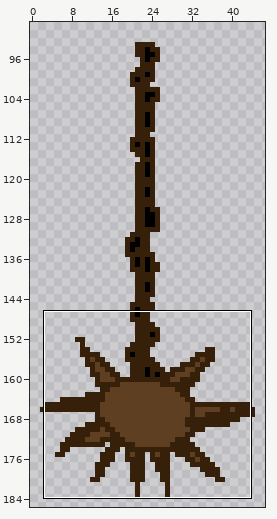
Two states of a sprite sheet, assets/images/spiky.png. Above, an overview of the earlier version with the close-up marked.
Close-up. Old version:
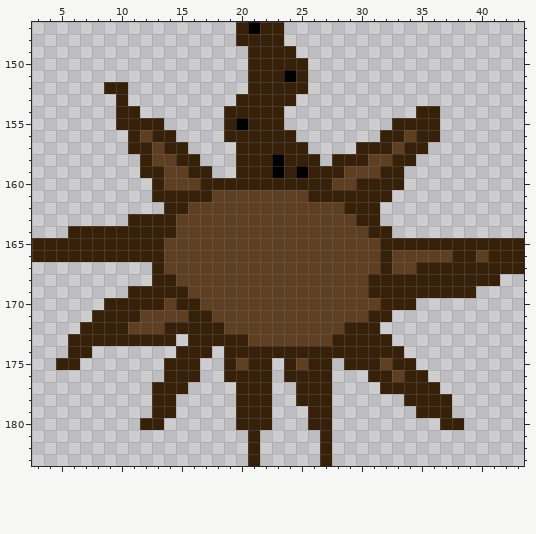
The file is 47x186 pixels. Shown: x 3..43, y 147..183. The wide view leaves out empty margins.
And afterwards:
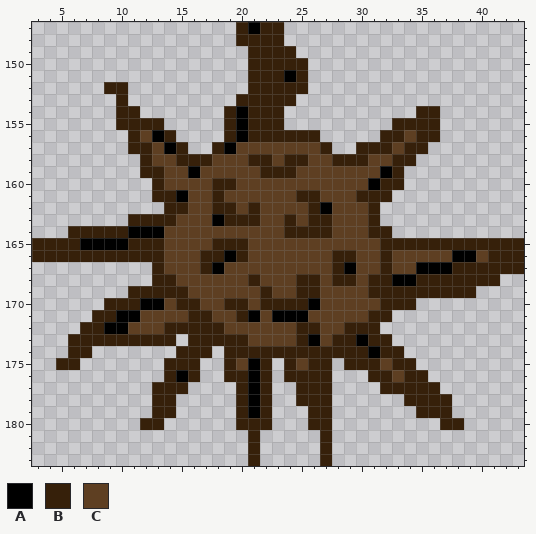
Palette (. is transparent): A #000000  B #36200a  C #5e3f22
The exact change:
@@ x 3..43 @@
 153 .......B.........BBBBB...................
-154 .......BB.......BBBBB...........BB.......
+154 .......BB.......BABBB...........BB.......
 155 .......BBBB.....BABBB.........BBBB.......
-156 ........BCBB....BBBBBB.......BBCBB.......
-157 ........BBCBB....BBBBBB....BBBCBB........
-158 .........BCCBB...BBBABBB.BBBCCBB.........
-159 .........BBCCBB..BBBABABBBCCCBB..........
-160 ..........BCCCBBBBBBBBBBBCCBBBB..........
-161 ..........BBBBBCCCCCCCCBBBBBBB...........
-162 ...........BBCCCCCCCCCCCCCBBB............
-163 ........BBBBCCCCCCCCCCCCCCCBB............
-164 ...BBBBBBBBBCCCCCCCCCCCCCCCCBB...........
-165 BBBBBBBBBBBCCCCCCCCCCCCCCCCCCBBBBBBBBBBBB
-166 BBBBBBBBBBBCCCCCCCCCCCCCCCCCCBCCCCCBBCBBB
-167 ..........BCCCCCCCCCCCCCCCCCCBCCBBBBBBBBB
-168 ..........BBCCCCCCCCCCCCCCCCBBBBBBBBBBB..
-169 ........BBBBBCCCCCCCCCCCCCCCBBBBBBBBB....
-170 ......BBBBBCBBCCCCCCCCCCCCCCCBBB.........
-171 .....BBBBCCCCBBCCCCCCCCCCCCCBB...........
-172 ....BBBBCCCBBBBBCCCCCCCCCCBBB............
-173 ...BBBBBBBBB.BBBBBCCCCCCCBBBBB...........
-174 ...BB.......BBB.BBBBBBBBBBBBBBB..........
-175 ..BB.......BBB..BCBB.BCBB.BBBCBB.........
-176 ...........BBB..BBBB.BBBB...BBCBB........
-177 ..........BBB....BBB..BBB....BBBBB.......
-178 ..........BB.....BBB..BBB......BBBB......
-179 ..........BB.....BBB...BB.......BBB......
+156 ........BCAB....BABBBBBB.....BBCBB.......
+157 ........BBCAB..BACCCCCCCB..BBBCBB........
+158 .........BCCBBBCCCBBCBBCCBBBCCBB.........
+159 .........BBCCACCCCCBBBCCCCCCCAB..........
+160 ..........BCCCCBBCCCCCCCCCCCABB..........
+161 ..........BBACCBCCCCCCBBCCCBBB...........
+162 ...........BBCCBBCBCCCCBACCCB............
+163 ........BBBBCCCABBBCCBCBBCCCB............
+164 ...BBBBBAAACCCCCCCCCCBBBBCCCBB...........
+165 BBBBAAAABBBCCCCBBBCCCCCCCCCCCBBBBBBBBBBBB
+166 BBBBBBBBBBBCCCBBABCCCCCCCBBCCBCCCCCAACBBB
+167 ..........BCCCBACCCCCCCCCBACCBCCAAABBBBBB
+168 ..........BBCCCCCCBCCCBBCBBCBBAABBBBBBB..
+169 ........BBBBBCCCCCCBCCBBCCCCBBBBBBBBB....
+170 ......BBBAACBBCCBBCBBBBACCCCCBBB.........
+171 .....BBAACCCCBBCCBACAAACCCCCBB...........
+172 ....BBAACCCBBBBBCCCCCCBBCCBBB............
+173 ...BBBBBBBBB.BBBBBCCCCBACBBABB...........
+174 ...BB.......BBB.BBBBBBBBBBBBABB..........
+175 ..BB.......BBB..BCAB.BCBB.BBBCBB.........
+176 ...........BAB..BBAB.BBBB...BBCBB........
+177 ..........BBB....BAB..BBB....BBBBB.......
+178 ..........BB.....BAB..BBB......BBBB......
+179 ..........BB.....BAB...BB.......BBB......
 180 .........BB......BBB...BB.........BB.....
Changed places in both close-ups, as pixel boxes (x1, y1, x2, y2):
changed: (80, 106, 476, 418)
